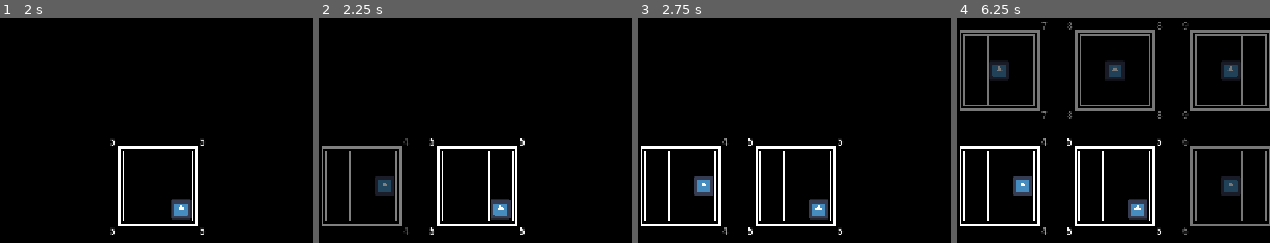
Above: before the commit, frames 1-4 (left to right).
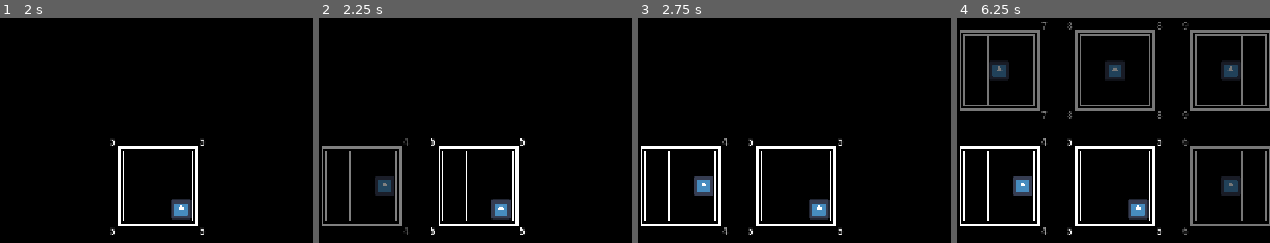
Above: after the commit, the same moments.

Repository: JustinLi212/mutation-game
Game: Godot game, scene res://scenes/main.tscn
Two runs of this game, one before a commit and one after it. Both use one fixed random seed, a clock stepped at 60 frames per second and the inputs below. The engine's default icon, where the game draws it, is replaced by a stand-in: a white triangle on a blue panel in a dark square.
Inputs:
- Up to frame 1 (2 s): tap Enter at 0.5 s; hold D (right) 0.53-1.28 s; tap Space at 1.25 s; hold S (down) from 1.28 s (still down)
- Up to frame 2 (2.25 s): tap Enter at 2 s; release S (down) at 2.03 s; hold D (right) from 2.03 s (still down)
- Up to frame 3 (2.75 s): keep holding D (right)
- Up to frame 4 (6.25 s): tap Space at 2.75, 4.25 s; release D (right) at 2.78 s; hold W (up) 2.78-3.53 s; tap Enter at 3.5 s; hold A (left) 3.53-5.03 s; hold S (down) 5.03-5.78 s; hold D (right) from 5.78 s (still down)
The pictures show only the part of the screen within x 15-65%, y 13-63%; the shares and areas given below are measured in that part.

Frame 1 is identical in both runs. In frame 2, 0.9% of the frame differs, in the area x 35-66%, y 53-97%; in frame 3, 0.8%; in frame 4, 0.8%.

Commit message:
Fix grid not going to intended position

Diff:
--- a/scenes/grid.gd
+++ b/scenes/grid.gd
@@ -6,14 +6,16 @@
 var is_active: bool = false
 var shake_tween: Tween
 var SHAKE_AMOUNT: float = 5.0
+var base_pos: Vector2
 
 @onready var labels: Node2D = $GridLabels
 @onready var player: Player = $Player
 
 func _ready() -> void:
+	player.grid_shaken.connect(_on_grid_shaken)
 	for label in labels.get_children():
 		label.text = "%d" % grid_number
-	player.grid_shaken.connect(_on_grid_shaken)
+	base_pos = global_position
 
 
 func _on_grid_shaken(dir: Vector2) -> void:
@@ -22,4 +24,4 @@
 		return
 	shake_tween = create_tween()
 	shake_tween.tween_property(self, "global_position", dir * SHAKE_AMOUNT, 0.1).as_relative()
-	shake_tween.tween_property(self, "global_position", -dir * SHAKE_AMOUNT, 0.1).as_relative()
+	shake_tween.tween_property(self, "global_position", base_pos, 0.1)
